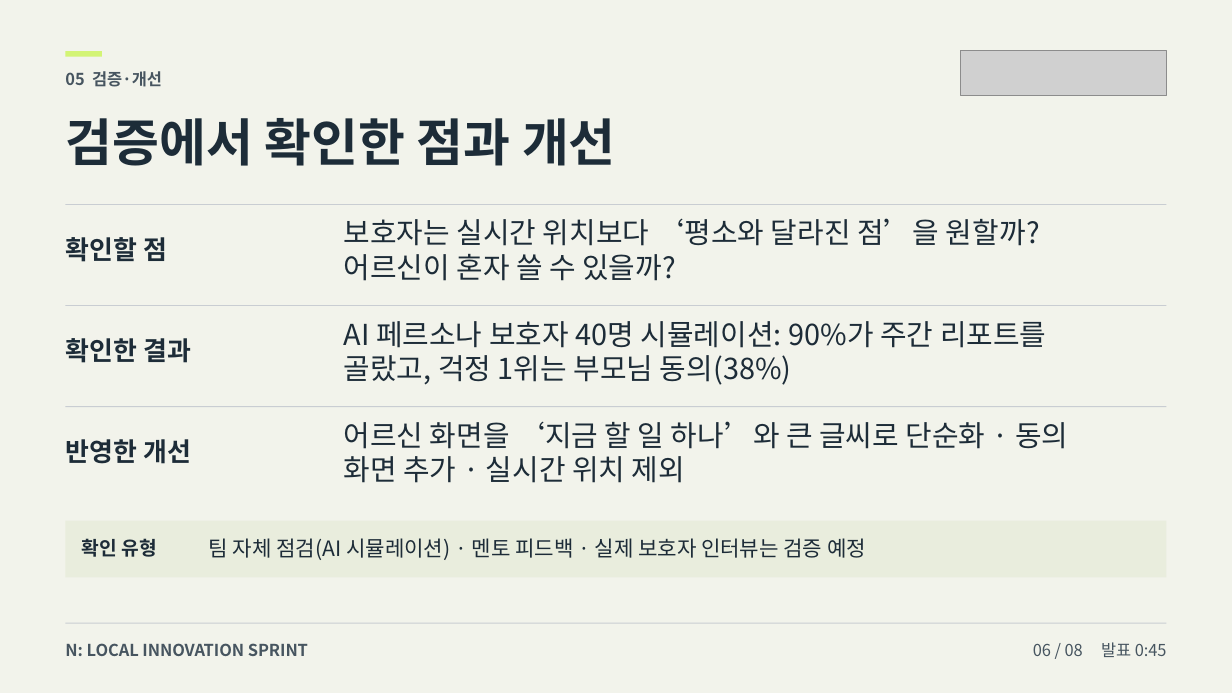
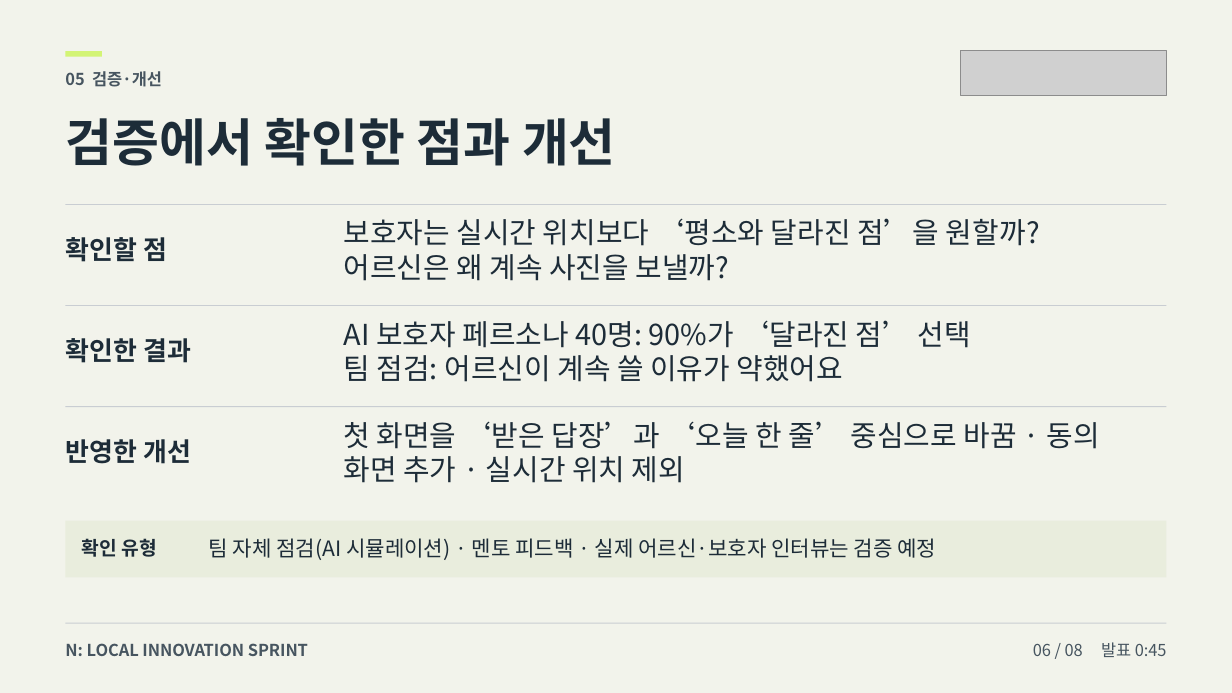
Before and after one commit to howoo101/masil, a slide deck: slide 6 of files/pitch-deck.pptx. Drawn at 1232x693 pixels with LibreOffice and Linux fonts; fonts in the diff are those of the drawing; grey boxes stand for pictures. Boxes give left, top, right and bottom in pixels: in the first picture for what was removed or moved away, otherwise in the second. Text is boxed around its words. In the diff, an @@ line names an element or a change of style, - is before the commit and + after.

```diff
--- a/files/pitch-deck.pptx
+++ b/files/pitch-deck.pptx
@@ text at [344, 218, 1040, 281]: text changed @@
-보호자는 실시간 위치보다 ‘평소와 달라진 점’을 원할까?
-어르신이 혼자 쓸 수 있을까?
+보호자는 실시간 위치보다 ‘평소와 달라진 점’을 원할까?
+어르신은 왜 계속 사진을 보낼까?
@@ text at [344, 320, 971, 382]: text changed @@
-AI 페르소나 보호자 40명 시뮬레이션: 90%가 주간 리포트를
-골랐고, 걱정 1위는 부모님 동의(38%)
+AI 보호자 페르소나 40명: 90%가 ‘달라진 점’ 선택
+팀 점검: 어르신이 계속 쓸 이유가 약했어요
@@ text at [344, 421, 1100, 483]: text changed @@
-어르신 화면을 ‘지금 할 일 하나’와 큰 글씨로 단순화 · 동의
-화면 추가 · 실시간 위치 제외
+첫 화면을 ‘받은 답장’과 ‘오늘 한 줄’ 중심으로 바꿈 · 동의
+화면 추가 · 실시간 위치 제외
@@ text at [209, 538, 936, 560]: text changed @@
-팀 자체 점검(AI 시뮬레이션) · 멘토 피드백 · 실제 보호자 인터뷰는 검증 예정
+팀 자체 점검(AI 시뮬레이션) · 멘토 피드백 · 실제 어르신·보호자 인터뷰는 검증 예정
```
Also in this commit, not shown: 7 other slides changed, 5 other files.
